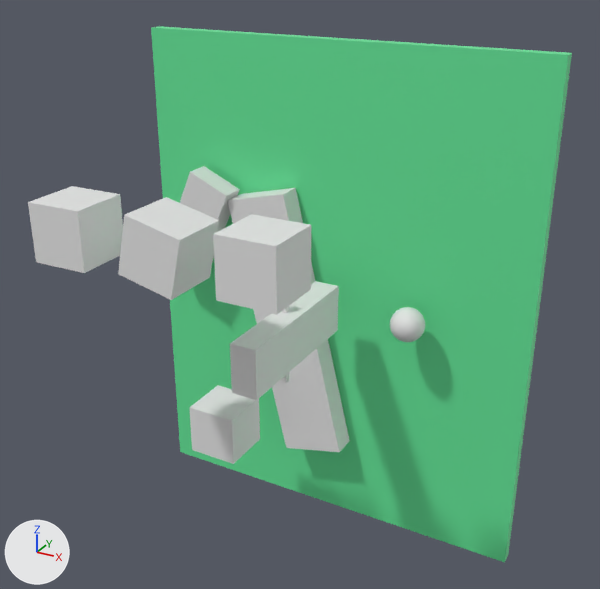
The glTF model assets/game.glb, before and after one commit.
Before and after are seen from a 50 mm camera at (15.5, -27.4, 10.8) aimed at (2.2, -3.3, -1.2). Arrows for +X, +Y and +Z are at lower left; the lights stay in place. Where no turn or scale is listed for an object, it has been applied to the vertices.

Objects in the first picture: 'ground', 'hinge_body', 'hinge_body.001', 'hinge_body.002', 'hinge_body.003', 'player', 'pole_1.001', 'pole_1.002', 'pole_1.003'.
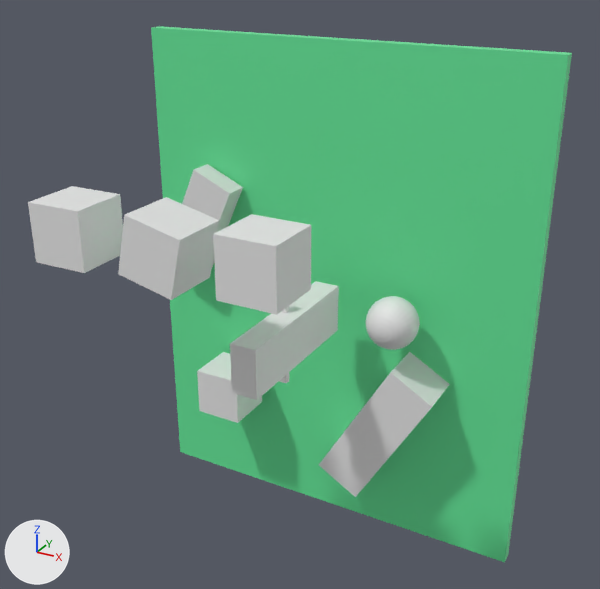
Edits to the bpy script that builds the scene:
```text
Change ob_player:
    ob_player.location: (5.44, -0.78, -2.75) -> (4.99, -1.16, -2.62)
    ob_player.scale: (0.661, 0.661, 0.661) -> (1.0, 1.0, 1.0)
Change ob_hinge_body_001:
    ob_hinge_body_001.location: (-4.11, -0.52, -0.48) -> (-4.1, -0.29, -0.45)
Change ob_hinge_body_003:
    ob_hinge_body_003.location: (-1.03, -3.62, -7.49) -> (-2.53, -0.98, -7.52)
Change ob_hinge_body_002:
    ob_hinge_body_002.location: (0.12, -0.27, -4.21) -> (4.55, -0.64, -7.53)
    ob_hinge_body_002.rotation_euler: (0.0, -0.238, 0.0) -> (0.0, -1.047, 0.0)  # degrees (0, -14, 0) -> degrees (0, -60, 0)
    ob_hinge_body_002.scale: (1.33, 0.491, 5.6) -> (3.0, 1.0, 1.0)
```

Changed parts and their boxes [x1, y1, x2, y2] in the pictures (600 x 589 px):
'hinge_body.002', moved, turned, rescaled
    before: [227, 188, 350, 452]
    after: [319, 352, 450, 497]
'hinge_body.003', moved
    before: [189, 385, 260, 464]
    after: [197, 352, 262, 423]
'hinge_body.001', moved
    before: [180, 166, 240, 258]
    after: [182, 164, 243, 270]
'player', moved, rescaled (53% wider, 53% taller)
    before: [390, 307, 425, 342]
    after: [366, 296, 420, 350]
